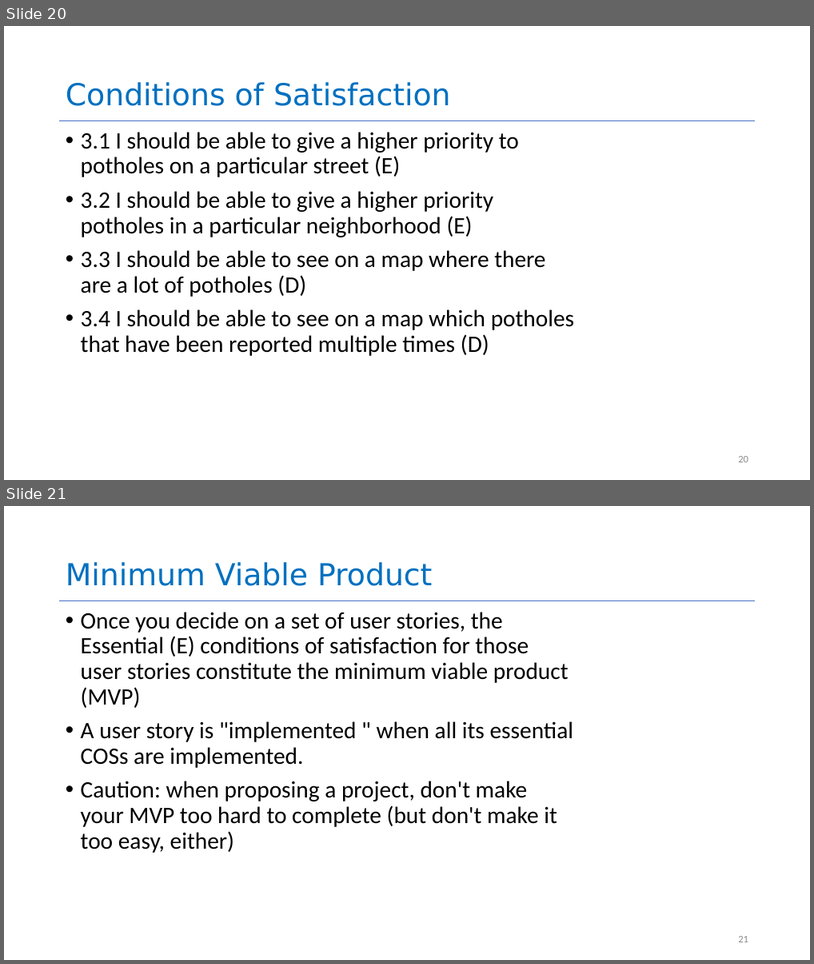
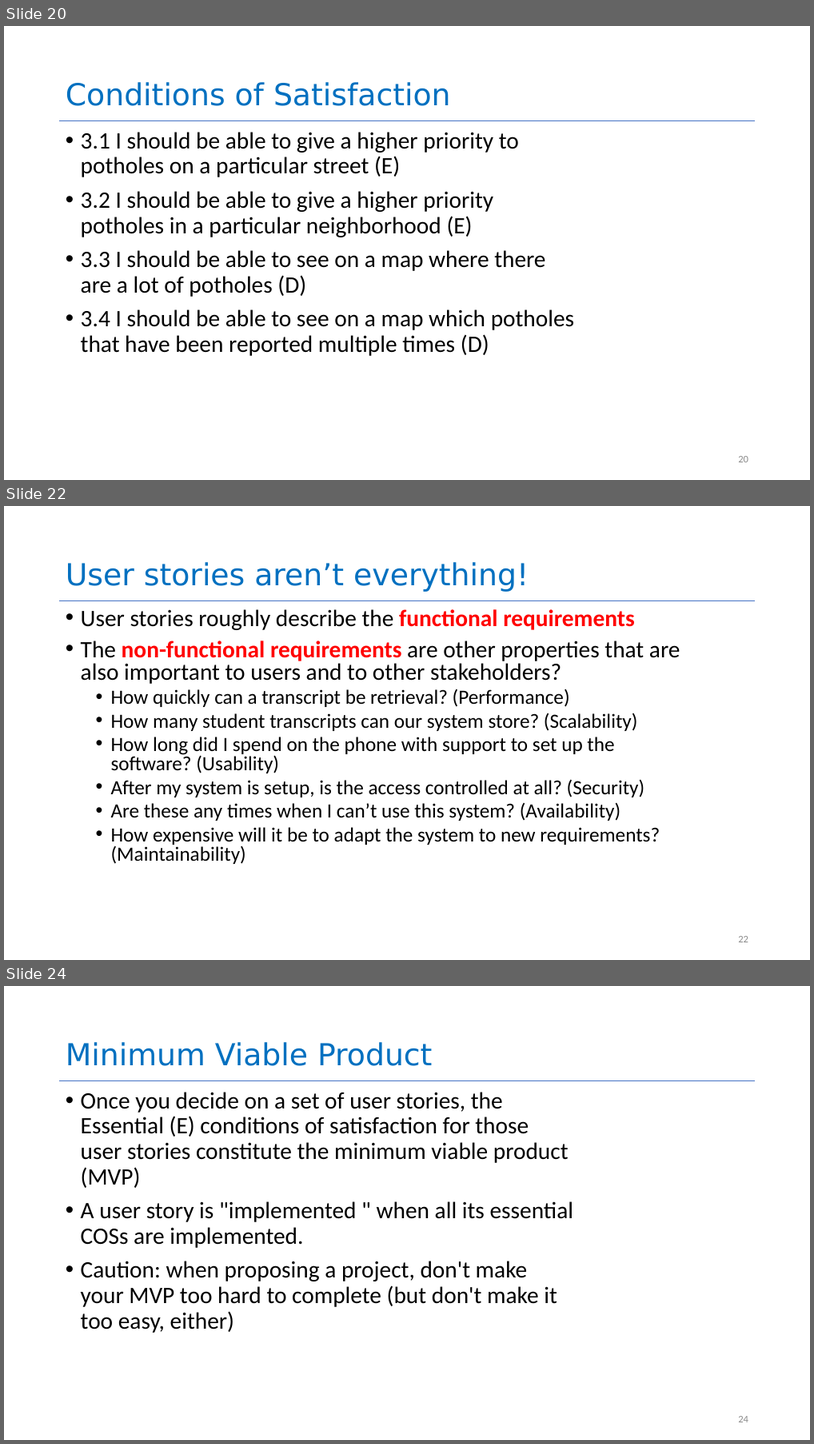
Before and after one commit to neu-se/CS4530-Spring-2026, a slide deck: Slides/Module 01.2 User Stories.pptx. Shown one above the other, each under a label of ours: slides 20 and 21 before the commit, slides 20, 22 and 24 after it; the slides between them are not shown. The pictures are 814x964 and 814x1444 pixels, drawn with LibreOffice and Linux fonts; fonts in the diff are those of the drawing. Boxes give left, top, right and bottom in pixels: in the first picture for what was removed or moved away, otherwise in the second. Text is boxed around its words. In the diff, an @@ line names an element or a change of style, - is before the commit and + after.

```diff
--- a/Slides/Module 01.2 User Stories.pptx
+++ b/Slides/Module 01.2 User Stories.pptx
@@ slide 22 added at (x1=4, y1=506, x2=810, y2=960), background #FFFFFF; not listed: 1 template element that a slide beside it also shows @@
@@ title added at (x1=66, y1=562, x2=529, y2=592), 36 pt, text #0070C0 @@
+User stories aren’t everything!
@@ text added at (x1=81, y1=609, x2=681, y2=864), 24 pt, text #000000 @@
+• User stories roughly describe the functional requirements
+• The non-functional requirements are other properties that are also important to users and to other stakeholders?
+  • How quickly can a transcript be retrieval? (Performance)
+  • How many student transcripts can our system store? (Scalability)
+  • How long did I spend on the phone with support to set up the software? (Usability)
+  • After my system is setup, is the access controlled at all? (Security)
+  • Are these any times when I can’t use this system? (Availability)
+  • How expensive will it be to adapt the system to new requirements? (Maintainability)
@@ page number added at (x1=738, y1=936, x2=749, y2=942), 12 pt, text #8C8C8C @@
+22
@@ what was slide 21 is now slide 24 @@
@@ page number at (x1=738, y1=1416, x2=749, y2=1422): text changed @@
-21
+24
```
Also in this commit, not shown: 2 other slides added, 1 other file.
